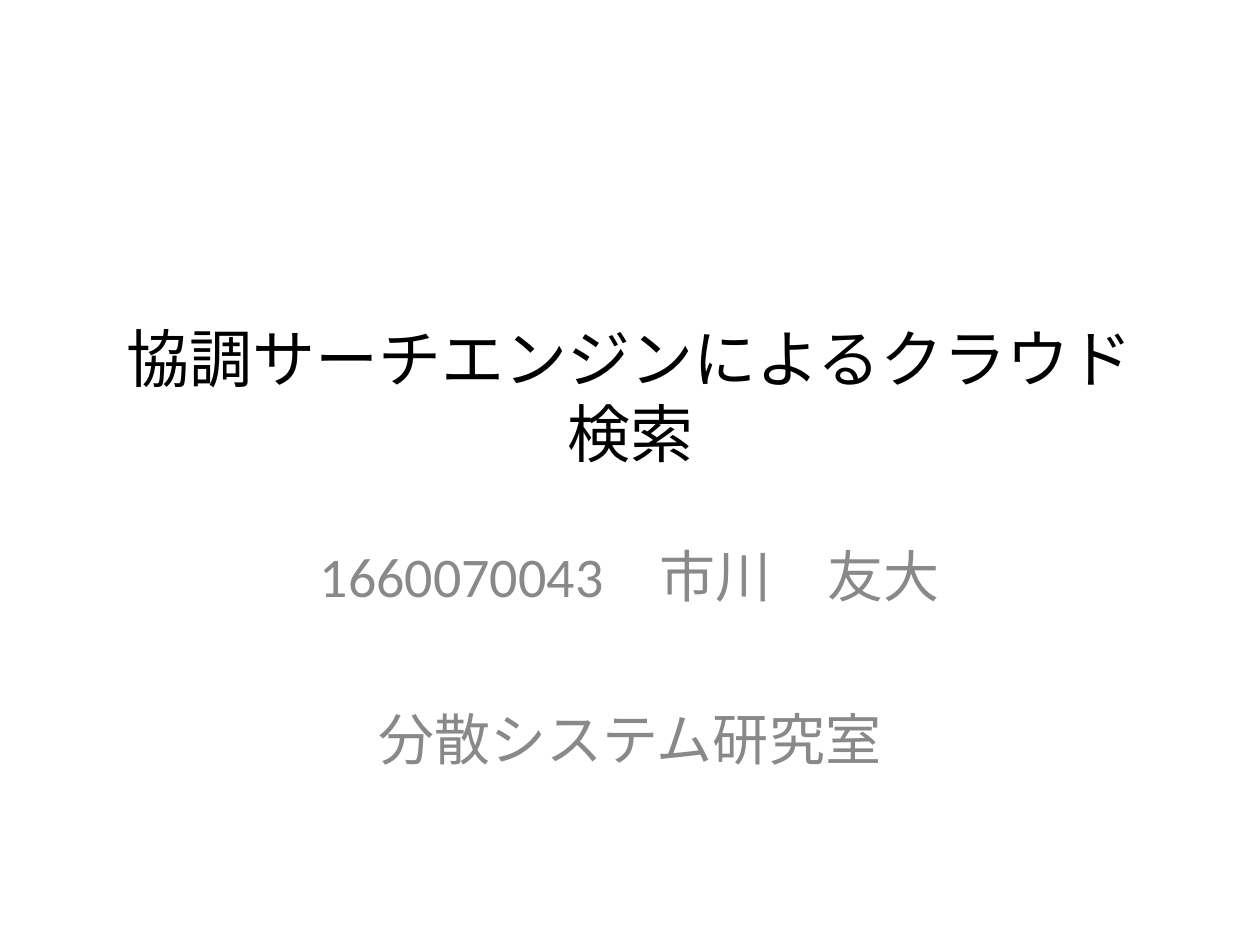
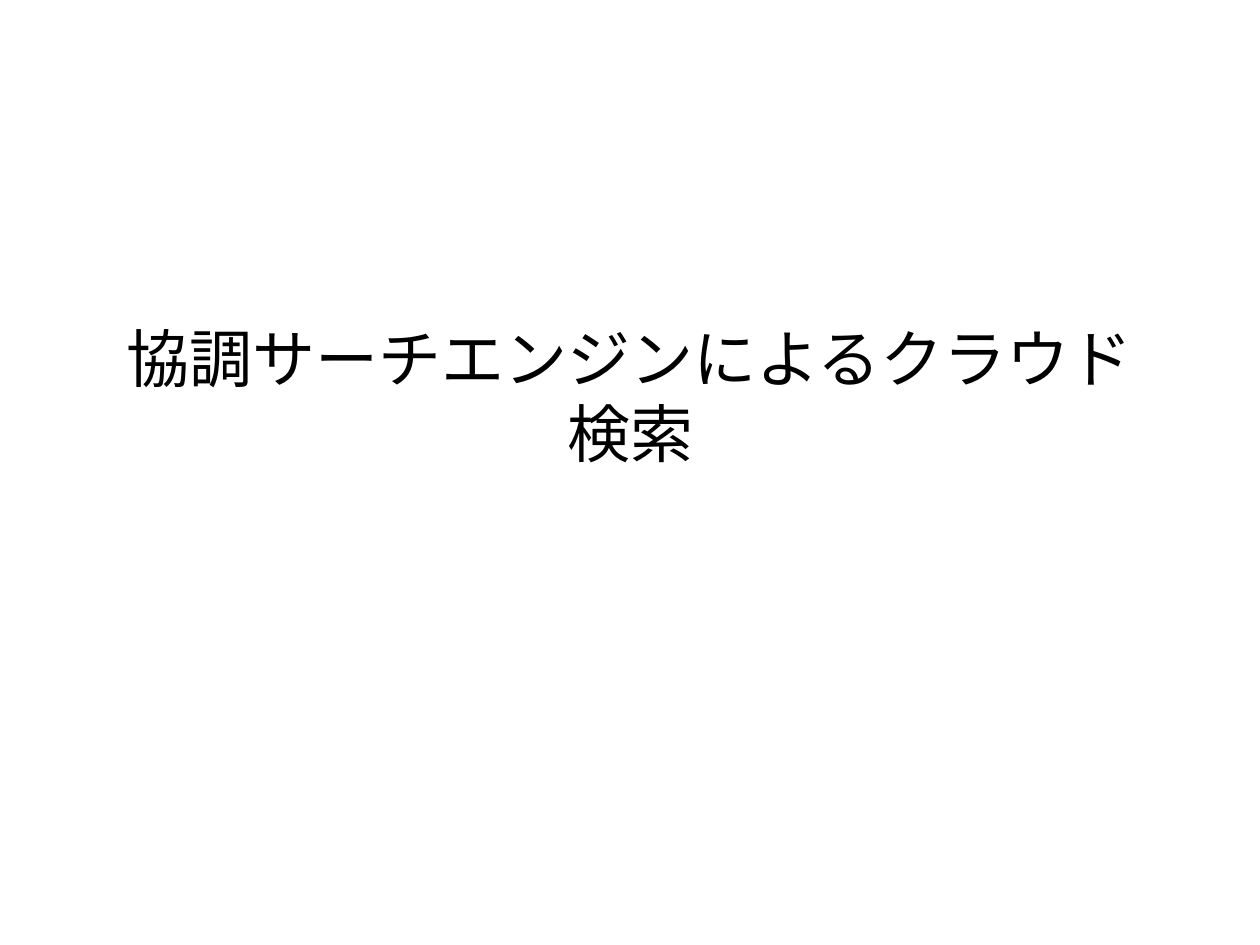
Before and after one commit to yu-icchi/cloud-search-engine, a slide deck: slide 1 of demo/sample.ppt. Drawn at 1260x945 pixels with LibreOffice and Linux fonts; fonts in the diff are those of the drawing. Boxes give left, top, right and bottom in pixels: in the first picture for what was removed or moved away, otherwise in the second. Text is boxed around its words. In the diff, an @@ line names an element or a change of style, - is before the commit and + after.

```diff
--- a/demo/sample.ppt
+++ b/demo/sample.ppt
@@ subtitle removed at (x1=320, y1=550, x2=940, y2=765) @@
-1660070043 市川 友大
-分散システム研究室
```
Also in this commit, not shown: 2 other slides changed, 17 slides removed, 3 other files.
